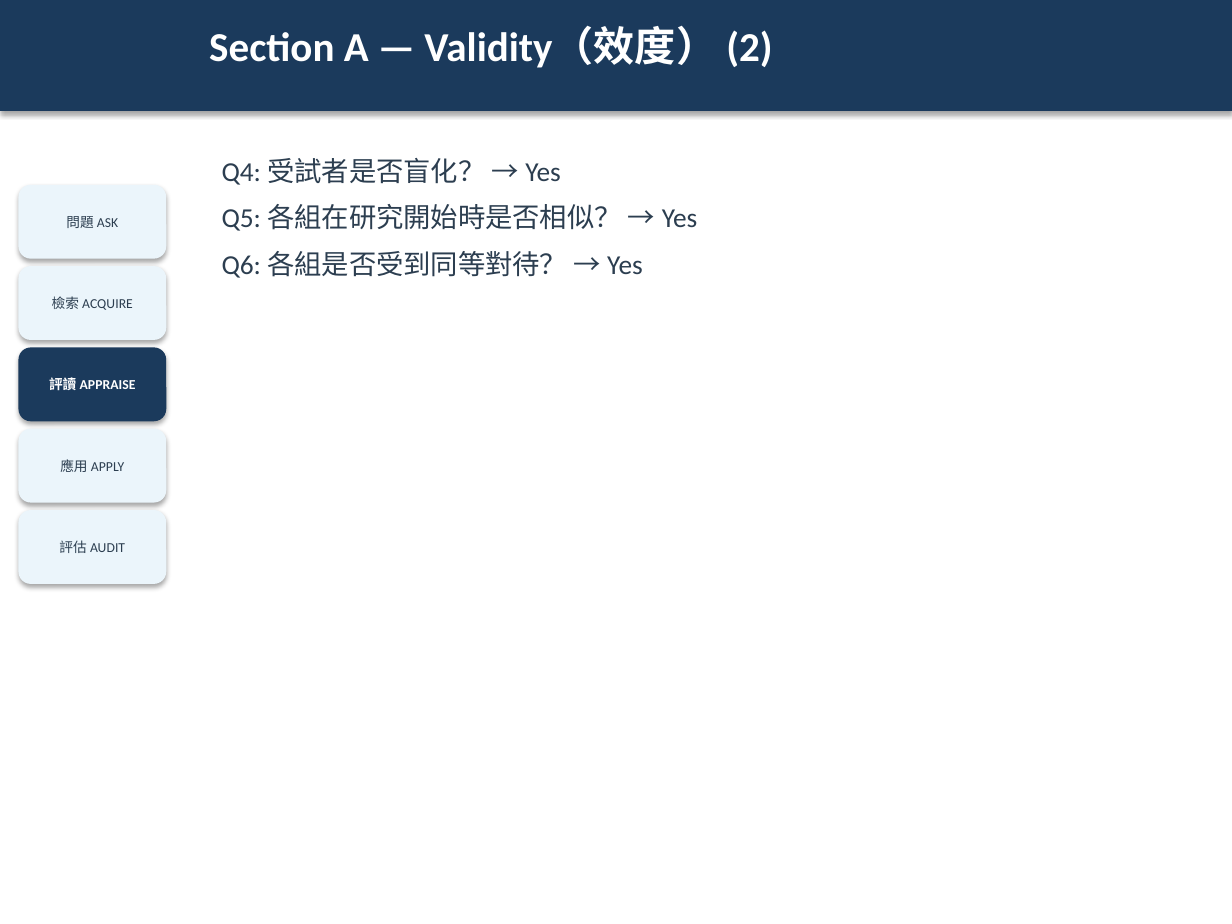
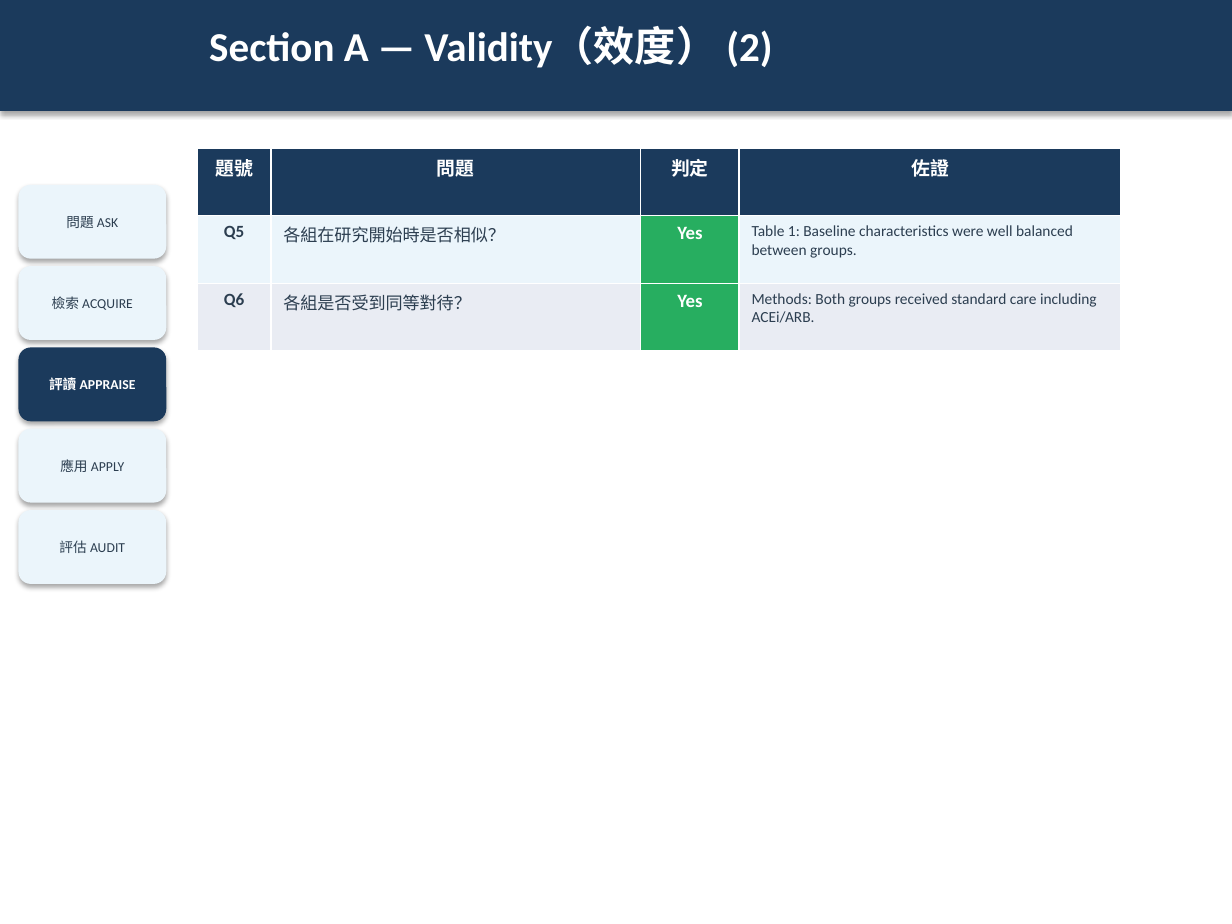
Before and after one commit to platypus31/ebm-report-pipeline, a slide deck: slide 25 of projects/example-sglt2i-ckd/06_slides/ebm-report.pptx (slide 12 before the commit). Drawn at 1232x924 pixels with LibreOffice and Linux fonts; fonts in the diff are those of the drawing. Boxes give left, top, right and bottom in pixels: in the first picture for what was removed or moved away, otherwise in the second. Text is boxed around its words. In the diff, an @@ line names an element or a change of style, - is before the commit and + after.

```diff
--- a/projects/example-sglt2i-ckd/06_slides/ebm-report.pptx
+++ b/projects/example-sglt2i-ckd/06_slides/ebm-report.pptx
@@ table added at <box>197,148,1121,351</box>, 3 rows, 4 columns @@
+題號 | 問題 | 判定 | 佐證
+Q5 | 各組在研究開始時是否相似？ | Yes | Table 1: Baseline characteristics were well balanced between groups.
+Q6 | 各組是否受到同等對待？ | Yes | Methods: Both groups received standard care including ACEi/ARB.
@@ text removed at <box>222,158,698,278</box> @@
-Q4: 受試者是否盲化？ → Yes
-Q5: 各組在研究開始時是否相似？ → Yes
-Q6: 各組是否受到同等對待？ → Yes
```
Also in this commit, not shown: 13 other slides changed, 22 slides added, 3 other files.
